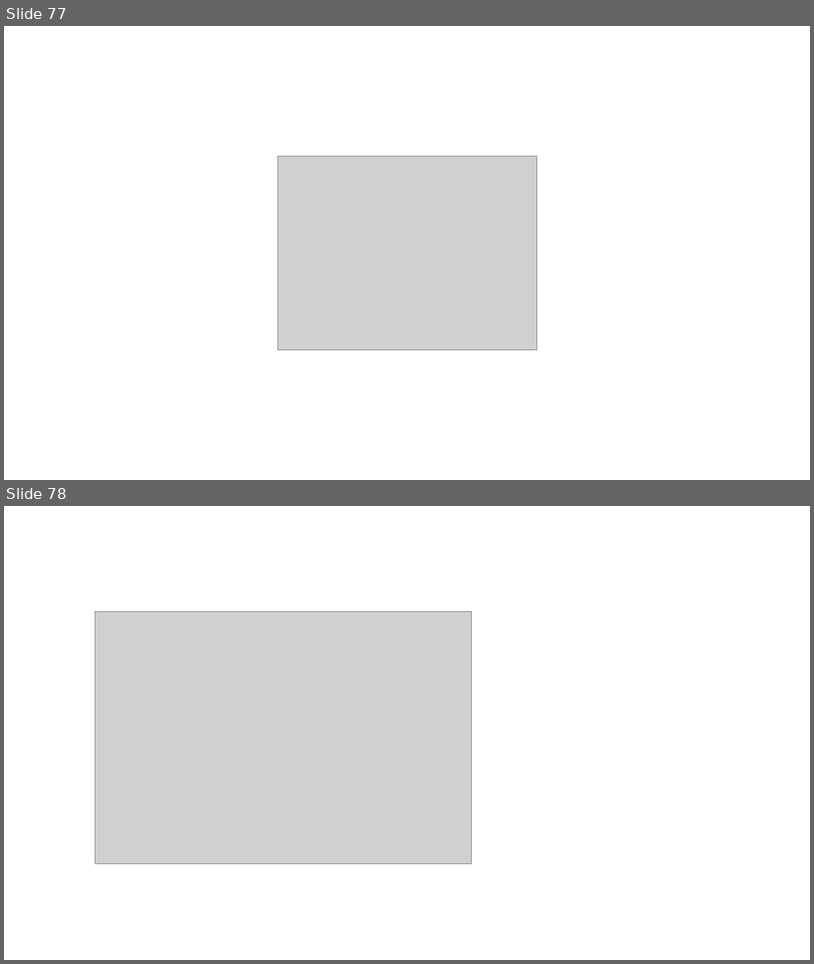
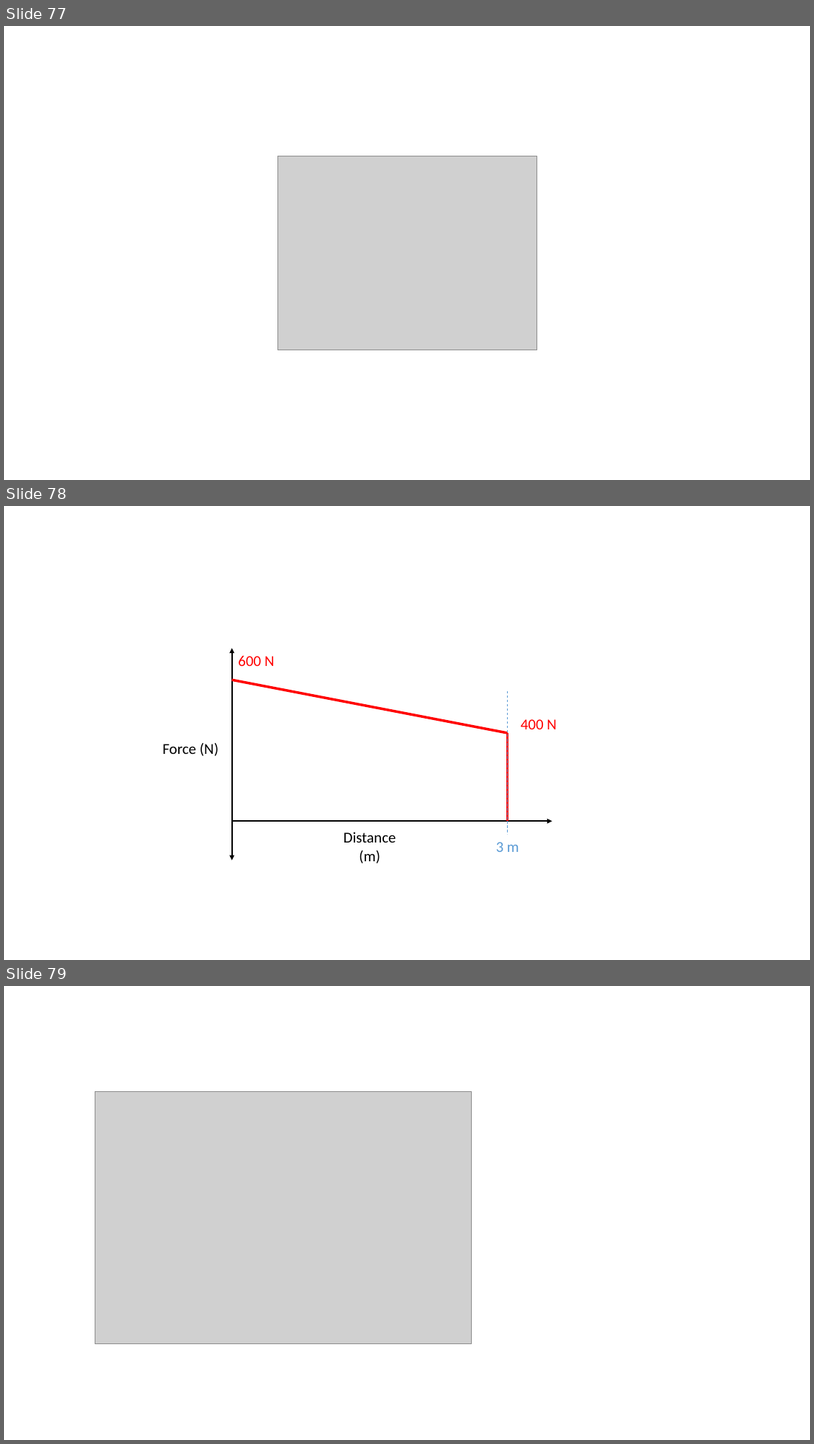
Before and after one commit to JacobMoore/mechanics_textbook, a slide deck: Homework Problems/Homework_Diagrams.pptx. Shown one above the other, each under a label of ours: slides 77 and 78 before the commit, slides 77, 78 and 79 after it. The pictures are 814x964 and 814x1444 pixels, drawn with LibreOffice and Linux fonts; fonts in the diff are those of the drawing; grey boxes stand for pictures. Boxes give left, top, right and bottom in pixels: in the first picture for what was removed or moved away, otherwise in the second. Text is boxed around its words. In the diff, an @@ line names an element or a change of style, - is before the commit and + after.

```diff
--- a/Homework Problems/Homework_Diagrams.pptx
+++ b/Homework Problems/Homework_Diagrams.pptx
@@ slide 78 added at (x1=4, y1=506, x2=810, y2=960), background #FFFFFF @@
@@ double arrow added from (232, 648) to (232, 860), #000000 1.5 pt @@
@@ text added at (x1=238, y1=655, x2=275, y2=666), 18 pt, text #FF0000 @@
+600 N
@@ line added from (232, 680) to (508, 733), #FF0000 3 pt @@
@@ line added from (508, 691) to (508, 859), #5B9BD5 0.75 pt dashed @@
@@ text added at (x1=521, y1=719, x2=557, y2=729), 18 pt, text #FF0000 @@
+400 N
@@ text added at (x1=162, y1=743, x2=219, y2=756), 18 pt, text #000000 @@
+Force (N)
@@ line added from (508, 733) to (508, 821), #FF0000 3 pt @@
@@ arrow added from (232, 821) to (553, 821), #000000 1.5 pt @@
@@ text added at (x1=344, y1=831, x2=396, y2=863), 18 pt, text #000000 @@
+Distance
+(m)
@@ text added at (x1=496, y1=842, x2=520, y2=852), 18 pt, text #5B9BD5 @@
+3 m
@@ what was slide 78 is now slide 79 @@
```
Also in this commit, not shown: 3 other slides added, 21 other files.
